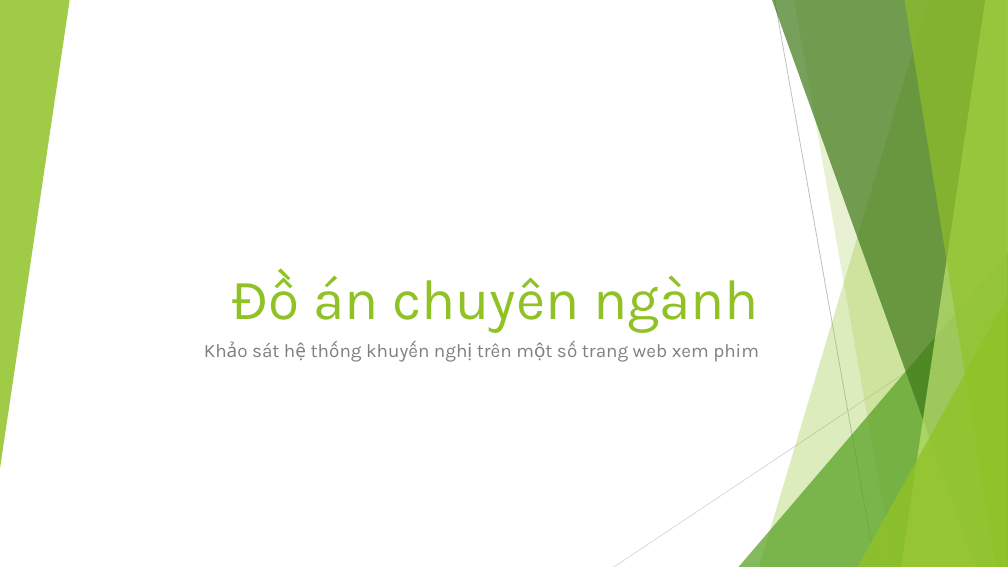
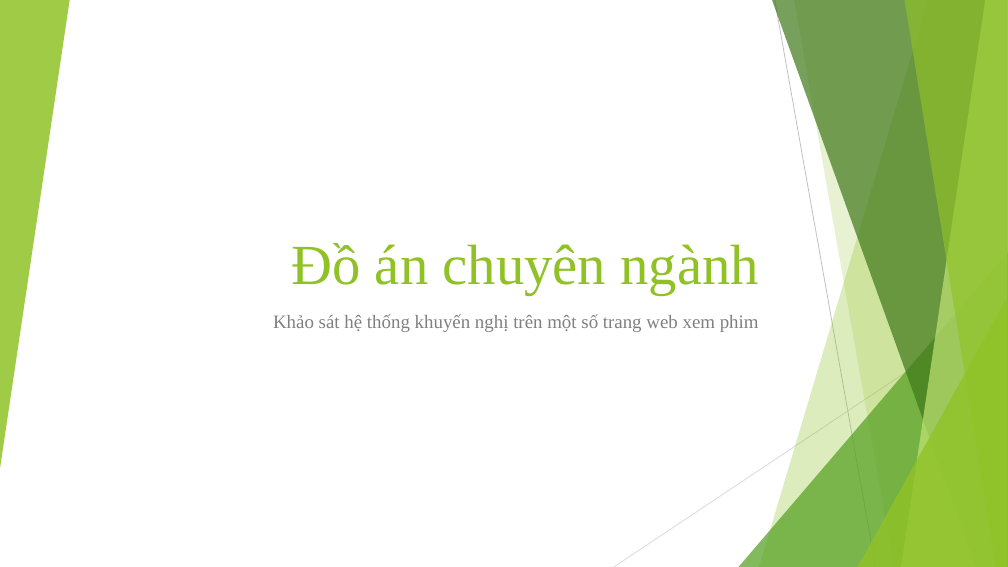
Before and after one commit to EdgarIgnite16/Specialized-Projects, a slide deck: slide 1 of DACN_ThuyetTrinh.pptx. Drawn at 1008x567 pixels with LibreOffice and Linux fonts; fonts in the diff are those of the drawing. Boxes give left, top, right and bottom in pixels: in the first picture for what was removed or moved away, otherwise in the second. Text is boxed around its words. In the diff, an @@ line names an element or a change of style, - is before the commit and + after.

```diff
--- a/DACN_ThuyetTrinh.pptx
+++ b/DACN_ThuyetTrinh.pptx
@@ title "Đồ án chuyên ngành" at <box>292,243,759,295</box>: font Karla to Times New Roman @@
@@ title "Đồ án chuyên ngành": place and size @@
-title "Đồ án chuyên ngành" at <box>232,275,759,333</box>
+title "Đồ án chuyên ngành" at <box>292,243,759,295</box>
@@ subtitle "Khảo sát hệ thống khuyến ...": place and size @@
-subtitle "Khảo sát hệ thống khuyến ..." at <box>252,343,759,362</box>
+subtitle "Khảo sát hệ thống khuyến ..." at <box>273,314,759,332</box>
@@ subtitle "Khảo sát hệ thống khuyến ..." at <box>273,314,759,332</box>: font Karla to Times New Roman @@
```
Also in this commit, not shown: 1 slide added, 2 other files.
